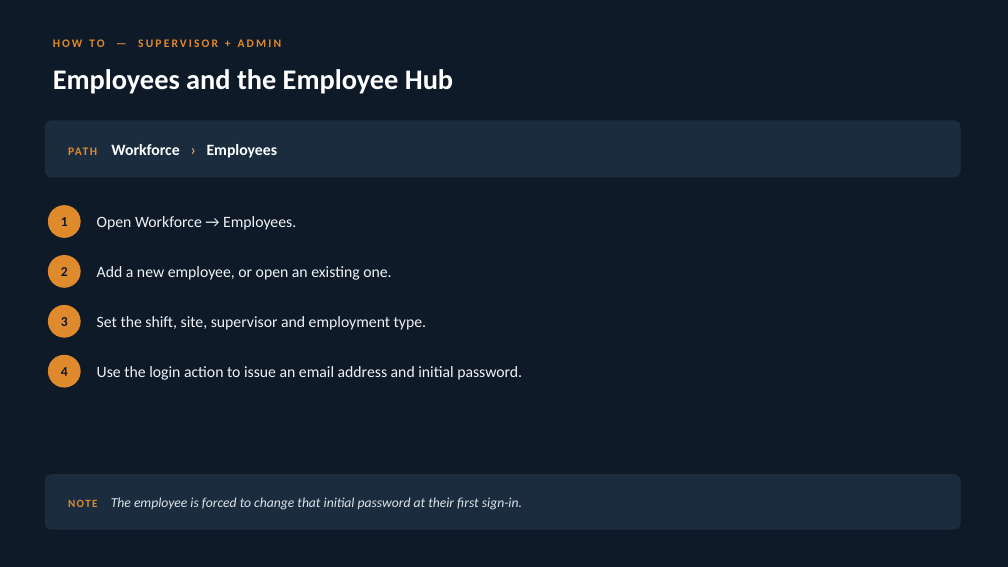
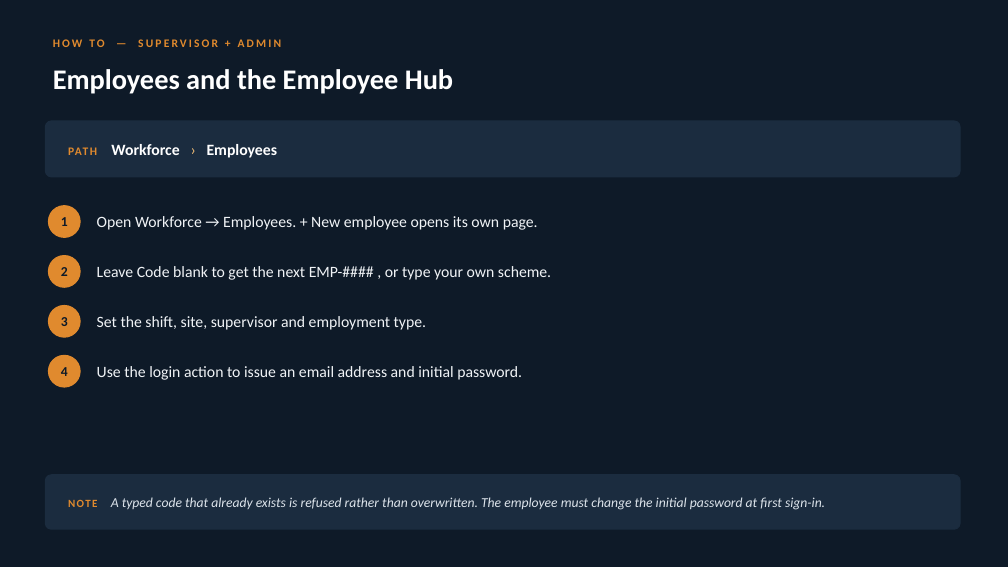
Before and after one commit to iammuniraa-wq/bpmsquare-app, a slide deck: slide 26 of docs/qa/BPMSquare_WFM_Feature_Guide.pptx (slide 24 before the commit). Drawn at 1008x567 pixels with LibreOffice and Linux fonts; fonts in the diff are those of the drawing. Boxes give left, top, right and bottom in pixels: in the first picture for what was removed or moved away, otherwise in the second. Text is boxed around its words. In the diff, an @@ line names an element or a change of style, - is before the commit and + after.

```diff
--- a/docs/qa/BPMSquare_WFM_Feature_Guide.pptx
+++ b/docs/qa/BPMSquare_WFM_Feature_Guide.pptx
@@ text at bbox=[97, 216, 538, 230]: text changed @@
-Open Workforce → Employees.
+Open Workforce → Employees. + New employee opens its own page.
@@ text at bbox=[97, 266, 551, 280]: text changed @@
-Add a new employee, or open an existing one.
+Leave Code blank to get the next EMP-#### , or type your own scheme.
@@ text at bbox=[68, 497, 825, 510]: text changed @@
-NOTE The employee is forced to change that initial password at their first sign-in.
+NOTE A typed code that already exists is refused rather than overwritten. The employee must change the initial password at first sign-in.
```
Also in this commit, not shown: 14 other slides changed, 2 slides added, 1 other file.
